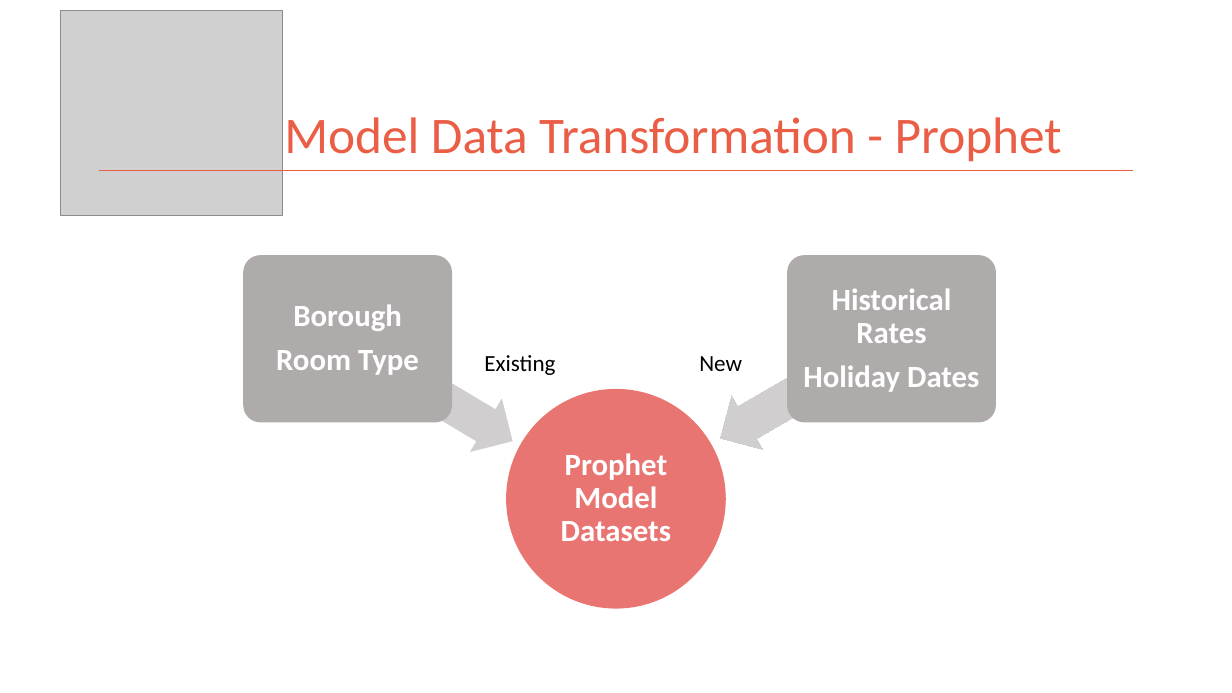
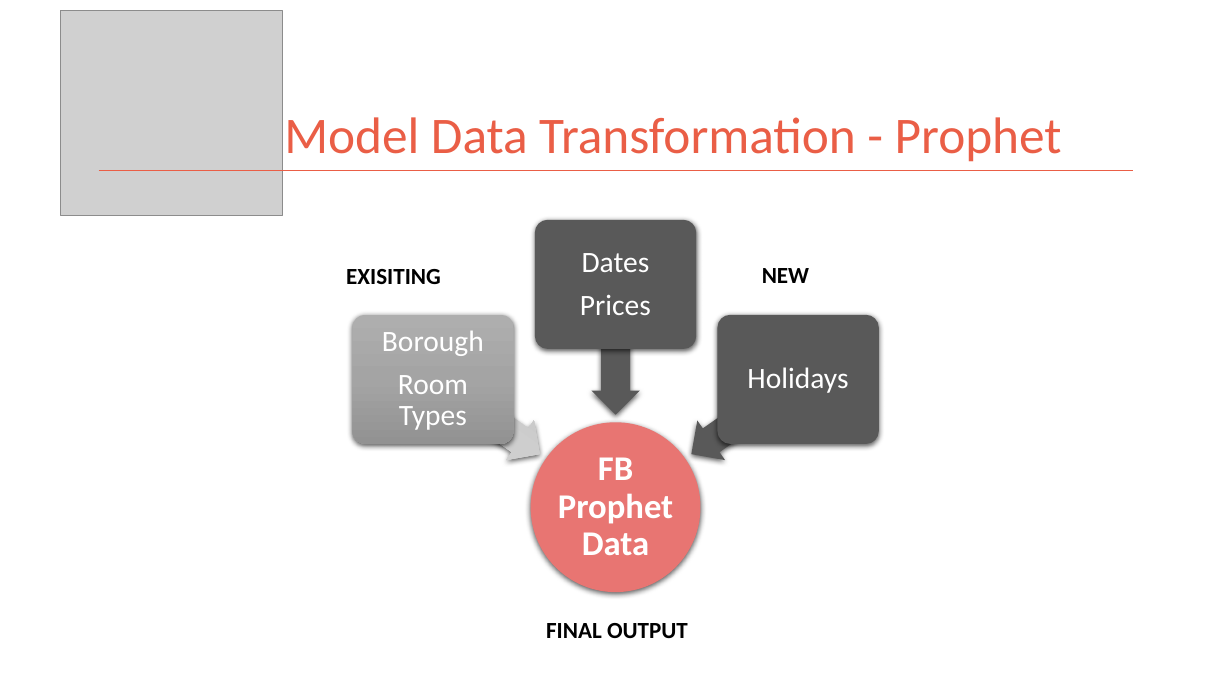
Before and after one commit to kman4/AirbnbPredictions, a slide deck: slide 11 of Airbnb Price Predictions (Model).pptx. Drawn at 1232x693 pixels with LibreOffice and Linux fonts; fonts in the diff are those of the drawing; grey boxes stand for pictures. Boxes give left, top, right and bottom in pixels: in the first picture for what was removed or moved away, otherwise in the second. Text is boxed around its words. In the diff, an @@ line names an element or a change of style, - is before the commit and + after.

Commit message:
UPDATE POWERPOINT

```diff
--- a/Airbnb Price Predictions (Model).pptx
+++ b/Airbnb Price Predictions (Model).pptx
@@ freeform shape added at (535, 220, 697, 349), fill #595959, 23 pt, text #FFFFFF @@
+Dates
+Prices
@@ text added at (346, 269, 441, 284), 18 pt, text #000000, bold @@
+EXISITING
@@ text at (762, 268, 809, 283): text changed; bold on @@
-New
+NEW
@@ freeform shape removed at (788, 256, 996, 422) @@
-Historical Rates
-Holiday Dates
@@ left arrow added at (592, 284, 640, 415), fill #595959 @@
@@ freeform shape "Borough": place and size @@
-freeform shape "Borough" at (244, 256, 452, 422)
+freeform shape "Borough" at (352, 315, 514, 445)
@@ freeform shape "Borough" at (352, 315, 514, 445): fill #AFABAB to gradient #AFAFAF to #A5A5A5 to #939393; outline #AFABAB 1 pt to none; shadow on @@
@@ freeform shape added at (717, 315, 879, 445), fill #595959, 23 pt, text #FFFFFF @@
+Holidays
@@ text in freeform shape at (382, 331, 484, 356): size 24 to 23 pt, bold off in "Borough" @@
@@ text removed at (484, 355, 555, 375) @@
-Existing
@@ text in freeform shape at (398, 375, 468, 430): text changed; size 24 to 23 pt; bold off @@
-Room Type
+Room Types
@@ left arrow at (419, 360, 554, 474): fill #D0CECE to gradient #D6D6D6 to #CFCFCF to #B8B8B8; shadow on; rotation 210 to 215 degrees @@
@@ left arrow at (677, 360, 812, 474): fill #D0CECE to #595959; outline #D0CECE 0.75 pt to none; shadow on; rotation 329 to 325 degrees @@
@@ freeform shape "FB Prophet Data": place and size @@
-freeform shape "FB Prophet Data" at (506, 390, 725, 608)
+freeform shape "FB Prophet Data" at (531, 422, 701, 592)
@@ freeform shape "FB Prophet Data" at (531, 422, 701, 592): outline #E9766F 1 pt to none; shadow on @@
@@ text in freeform shape at (558, 457, 673, 555): text changed; size 24 to 27 pt @@
-Prophet Model Datasets
+FB Prophet Data
@@ text added at (546, 623, 688, 638), 18 pt, text #000000, bold @@
+FINAL OUTPUT
```
Also in this commit, not shown: 2 other slides changed.
